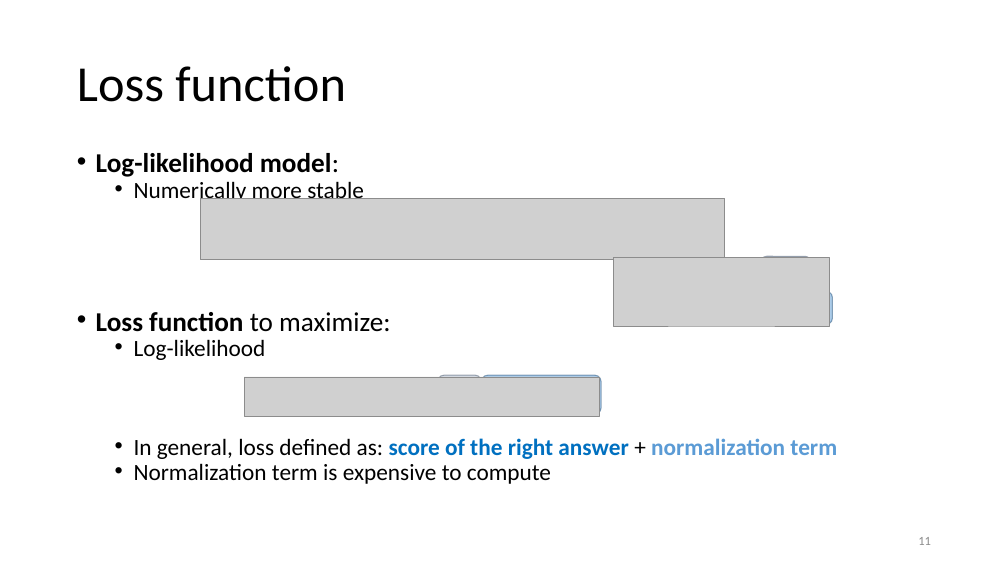
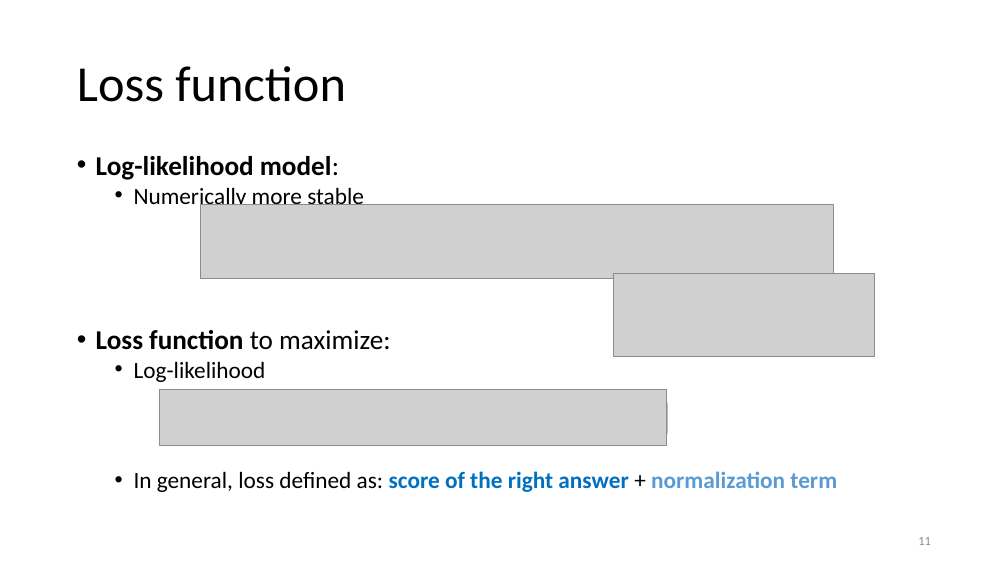
Before and after one commit to isi-nlp/csci_544_fa_18_slides, a slide deck: slide 11 of neural_lm_0928.pptx. Drawn at 1008x567 pixels with LibreOffice and Linux fonts; fonts in the diff are those of the drawing; grey boxes stand for pictures. Boxes give left, top, right and bottom in pixels: in the first picture for what was removed or moved away, otherwise in the second. Text is boxed around its words. In the diff, an @@ line names an element or a change of style, - is before the commit and + after.

```diff
--- a/neural_lm_0928.pptx
+++ b/neural_lm_0928.pptx
@@ text "Log-likelihood model:" at box(96, 156, 837, 492): line spacing 0.7 to 0.8 @@
@@ picture: place and size @@
-picture at box(200, 198, 725, 259)
+picture at box(200, 205, 834, 279)
@@ rounded rectangle removed at box(761, 256, 811, 289) @@
@@ picture: place and size @@
-picture at box(614, 258, 830, 326)
+picture at box(614, 274, 874, 356)
@@ rounded rectangle removed at box(746, 292, 833, 324) @@
@@ picture: place and size @@
-picture at box(244, 377, 600, 417)
+picture at box(160, 389, 667, 445)
@@ rounded rectangle removed at box(438, 375, 482, 414) @@
@@ rounded rectangle: place and size @@
-rounded rectangle at box(482, 375, 601, 414)
+rounded rectangle at box(518, 397, 667, 440)
@@ text at box(134, 463, 551, 484): paragraph removed @@
-  • Normalization term is expensive to compute
```
Also in this commit, not shown: 4 other slides changed.
